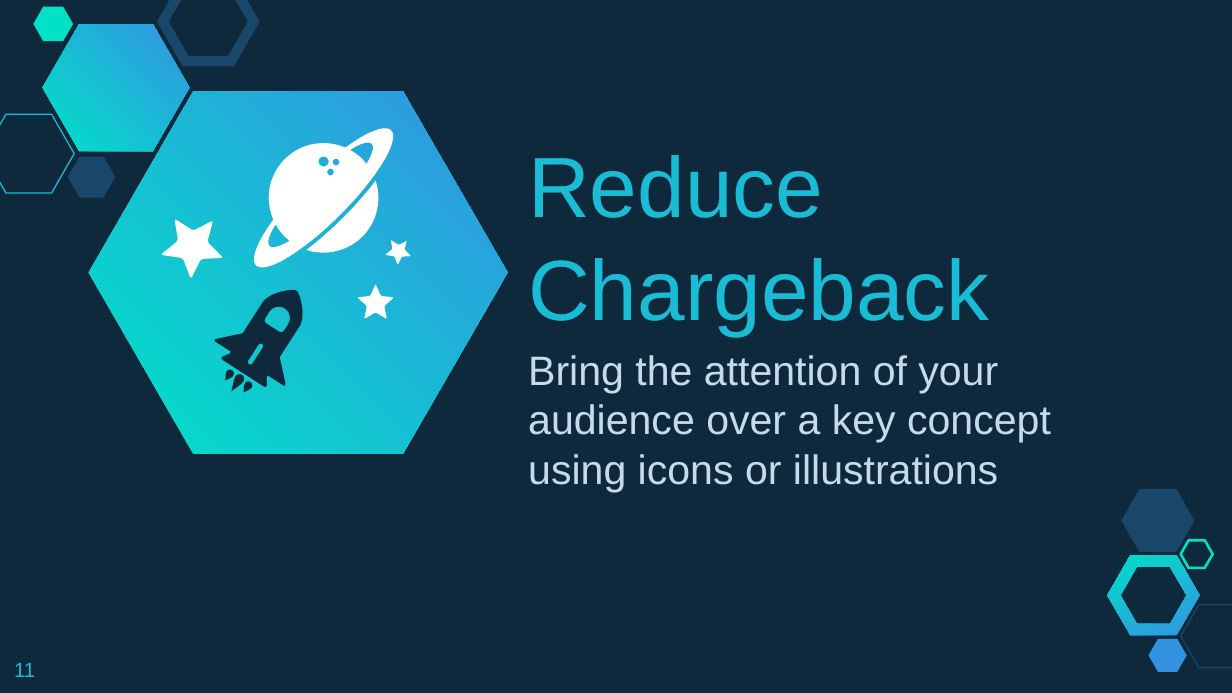
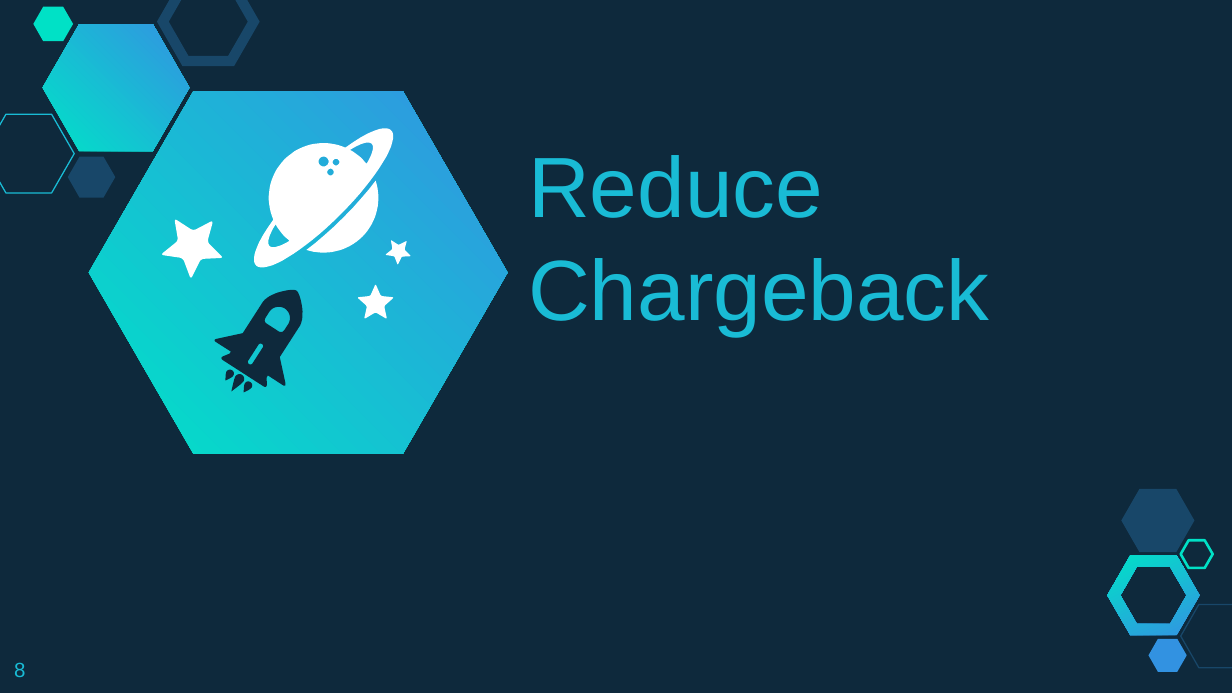
Before and after one commit to rodrigo-cabral-lab/cloudwalk_case, a slide deck: slide 8 of presentation_case_rodrigocabral_cloudwalk.pptx (slide 11 before the commit). Drawn at 1232x693 pixels with LibreOffice and Linux fonts; fonts in the diff are those of the drawing. Boxes give left, top, right and bottom in pixels: in the first picture for what was removed or moved away, otherwise in the second. Text is boxed around its words. In the diff, an @@ line names an element or a change of style, - is before the commit and + after.

```diff
--- a/presentation_case_rodrigocabral_cloudwalk.pptx
+++ b/presentation_case_rodrigocabral_cloudwalk.pptx
@@ subtitle removed at bbox=[528, 355, 1051, 492] @@
-Bring the attention of your audience over a key concept using icons or illustrations
@@ page number at bbox=[14, 662, 25, 677]: text changed @@
-11
+8
```
Also in this commit, not shown: 14 other slides changed, 1 slide added, 3 slides removed.
